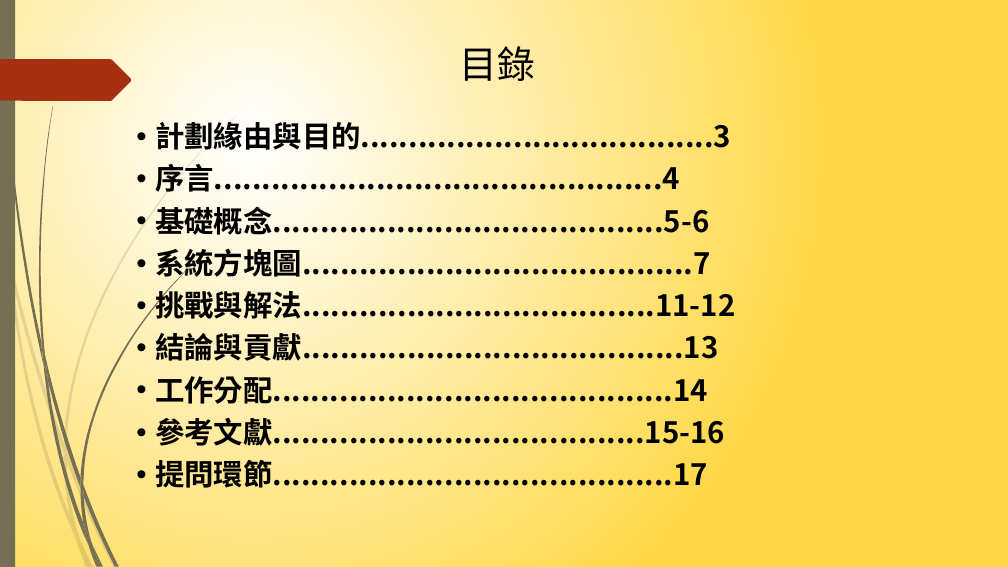
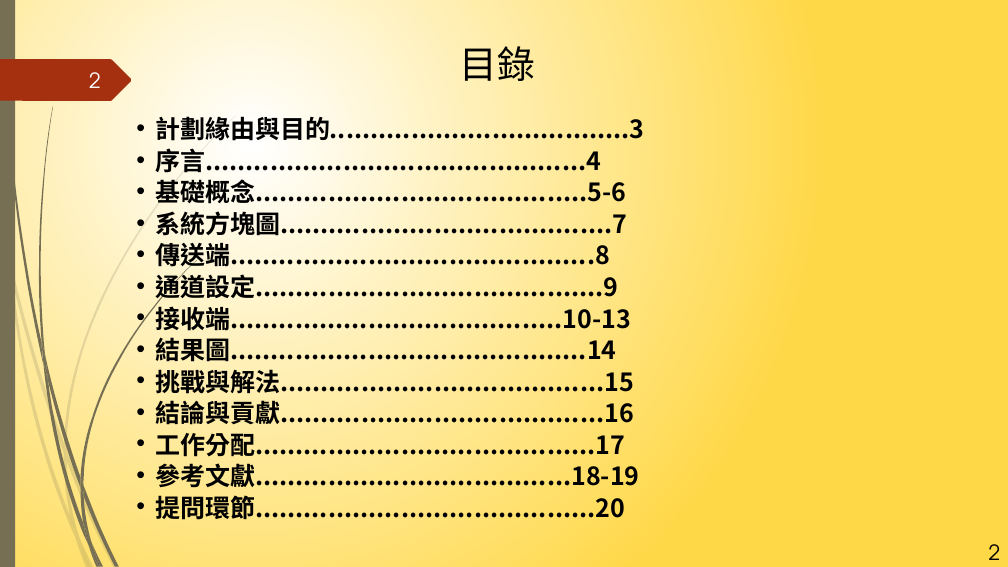
Before and after one commit to NIUWCSP/OTSM, a slide deck: slide 2 of report/以SDR實現OTSM通訊技術.pptx. Drawn at 1008x567 pixels with LibreOffice and Linux fonts; fonts in the diff are those of the drawing. Boxes give left, top, right and bottom in pixels: in the first picture for what was removed or moved away, otherwise in the second. Text is boxed around its words. In the diff, an @@ line names an element or a change of style, - is before the commit and + after.

Commit message:
1232

```diff
--- a/report/以SDR實現OTSM通訊技術.pptx
+++ b/report/以SDR實現OTSM通訊技術.pptx
@@ page number added at [89,72,101,88], 20 pt, text #FEFFFF @@
+2
@@ text at [155,113,644,239]: size 28 to 23.8 pt in "計劃緣由與目的.....................................3", "序言...............................................4", "基礎概念.........................................5-6", "系統方塊圖.........................................7"; line spacing 0.9 to 0.7 @@
@@ text at [155,239,639,520]: text changed; size 28 to 23.8 pt @@
-• 挑戰與解法.....................................11-12
-• 結論與貢獻........................................13
-• 工作分配..........................................14
-• 參考文獻.......................................15-16
-• 提問環節..........................................17
+• 傳送端.............................................8
+• 通道設定...........................................9
+• 接收端.........................................10-13
+• 結果圖............................................14
+• 挑戰與解法........................................15
+• 結論與貢獻........................................16
+• 工作分配..........................................17
+• 參考文獻.......................................18-19
+• 提問環節..........................................20
@@ page number added at [989,544,1001,560], 20 pt, text #000000 @@
+2
```
Also in this commit, not shown: 19 other slides changed.
